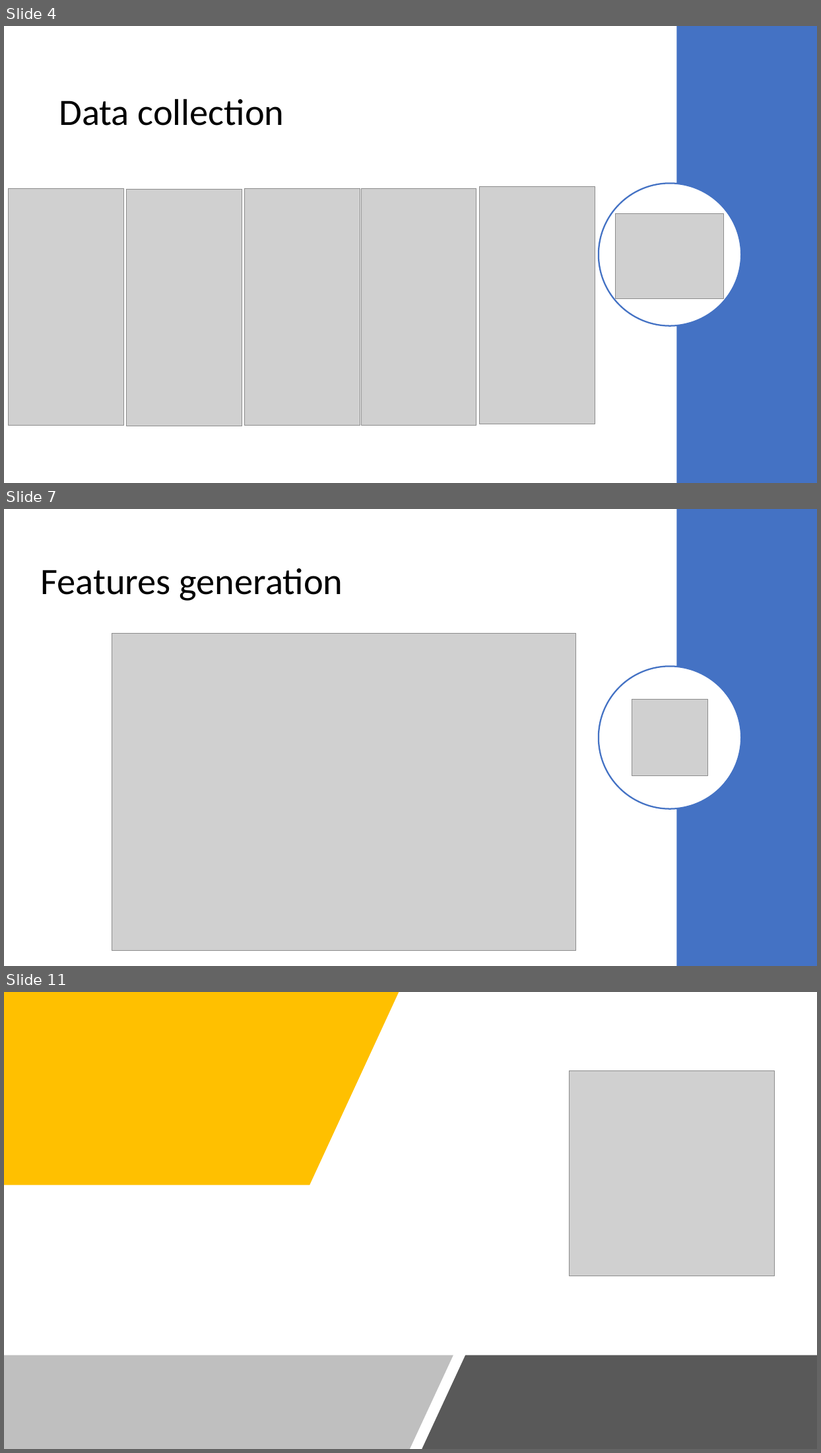
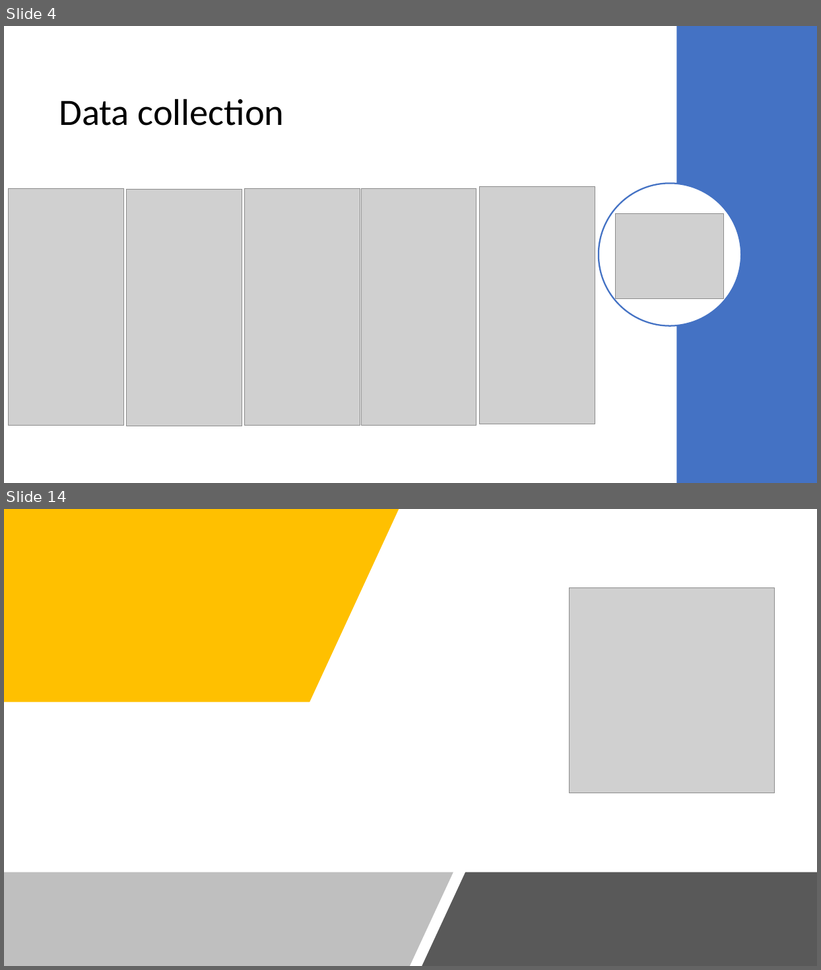
Before and after one commit to cerniello/WalkingPatternClassification_SL, a slide deck: Presentation Group 13.pptx. Shown one above the other, each under a label of ours: slides 4, 7 and 11 before the commit, slides 4 and 14 after it; the slides between them are not shown. The pictures are 821x1453 and 821x970 pixels, drawn with LibreOffice and Linux fonts; fonts in the diff are those of the drawing; grey boxes stand for pictures. Boxes give left, top, right and bottom in pixels: in the first picture for what was removed or moved away, otherwise in the second. Text is boxed around its words. In the diff, an @@ line names an element or a change of style, - is before the commit and + after.

```diff
--- a/Presentation Group 13.pptx
+++ b/Presentation Group 13.pptx
@@ slide 7 removed at (4,509,817,966), background #FFFFFF @@
@@ rectangle removed at (677,509,817,966) @@
@@ title removed at (41,568,343,601) @@
-Features generation
@@ picture removed at (112,634,576,951) @@
@@ ellipse removed at (599,666,741,809) @@
@@ picture removed at (632,699,708,776) @@
@@ what was slide 11 is now slide 14 @@
```
Also in this commit, not shown: 5 slides changed, 6 slides added, 2 other slides removed.
